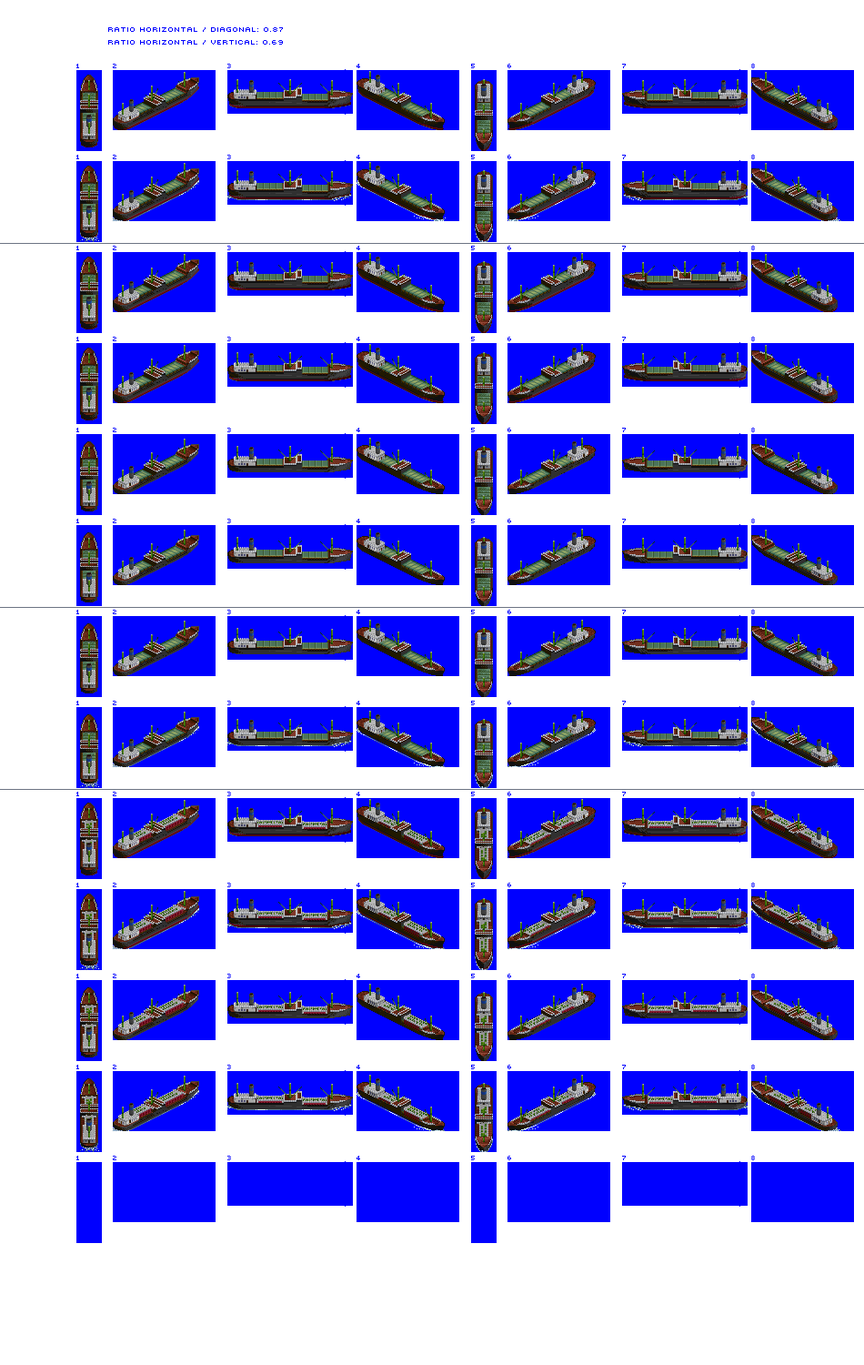
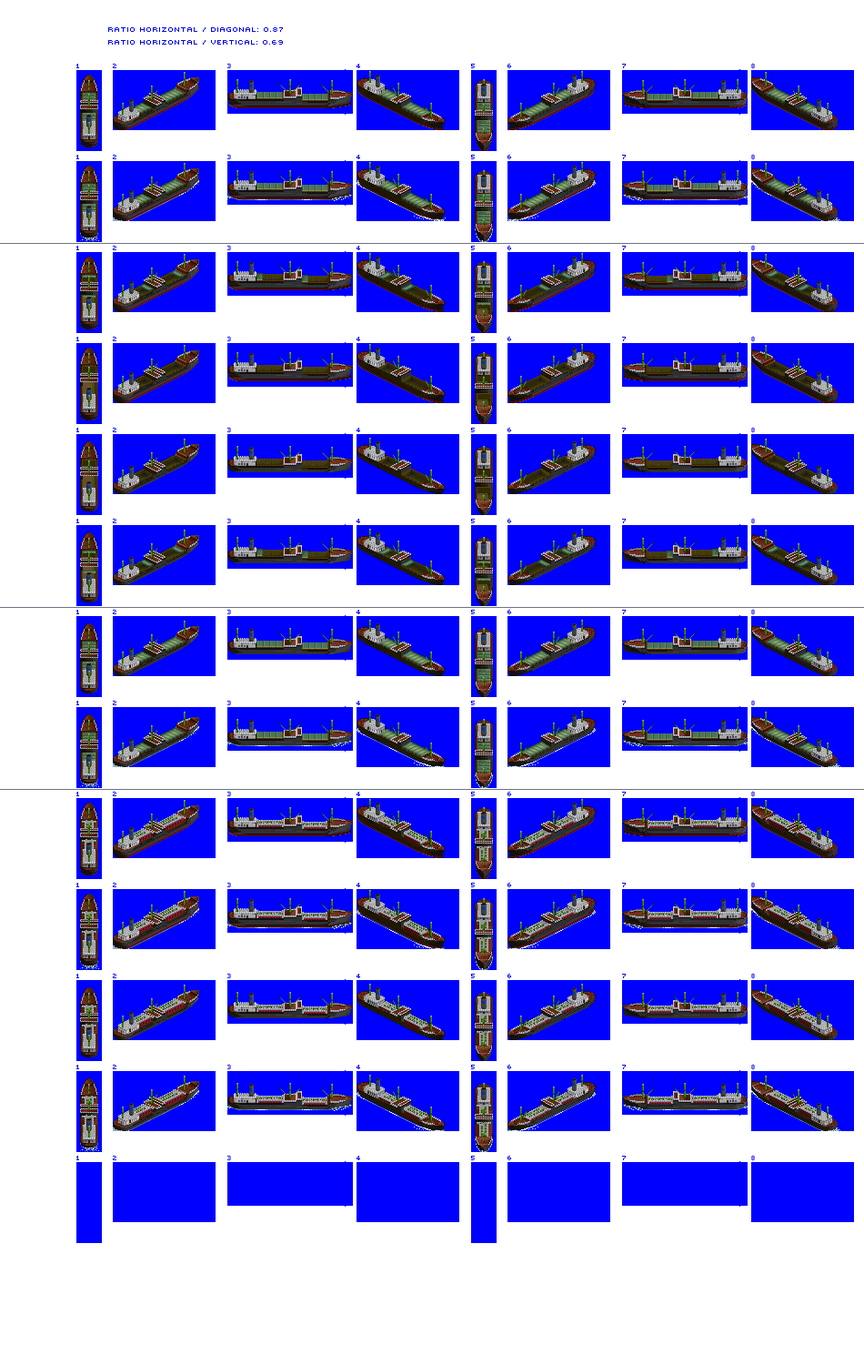
Revision of a layered 864 × 1365 image; what changed, layer by layer:
added layer "Layer 1" above "Hold Overlay" over [81,271,813,581]
added layer "Hold Overlay" (dissolve) above "gen 1 coaster" over [81,271,817,591]
